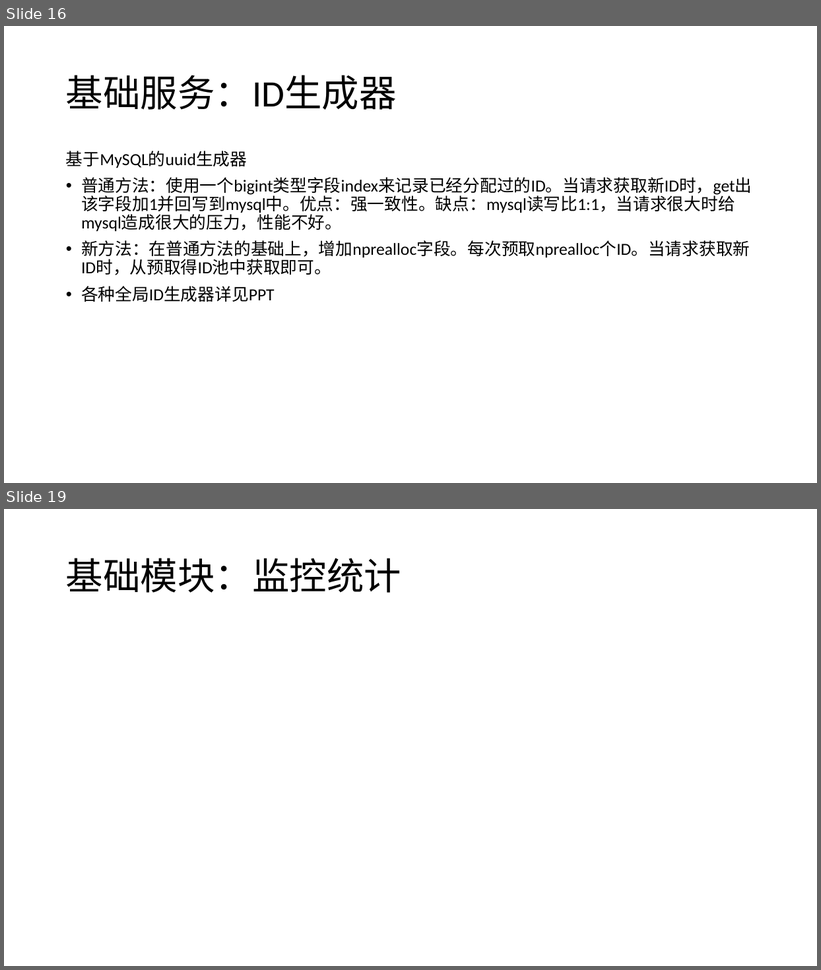
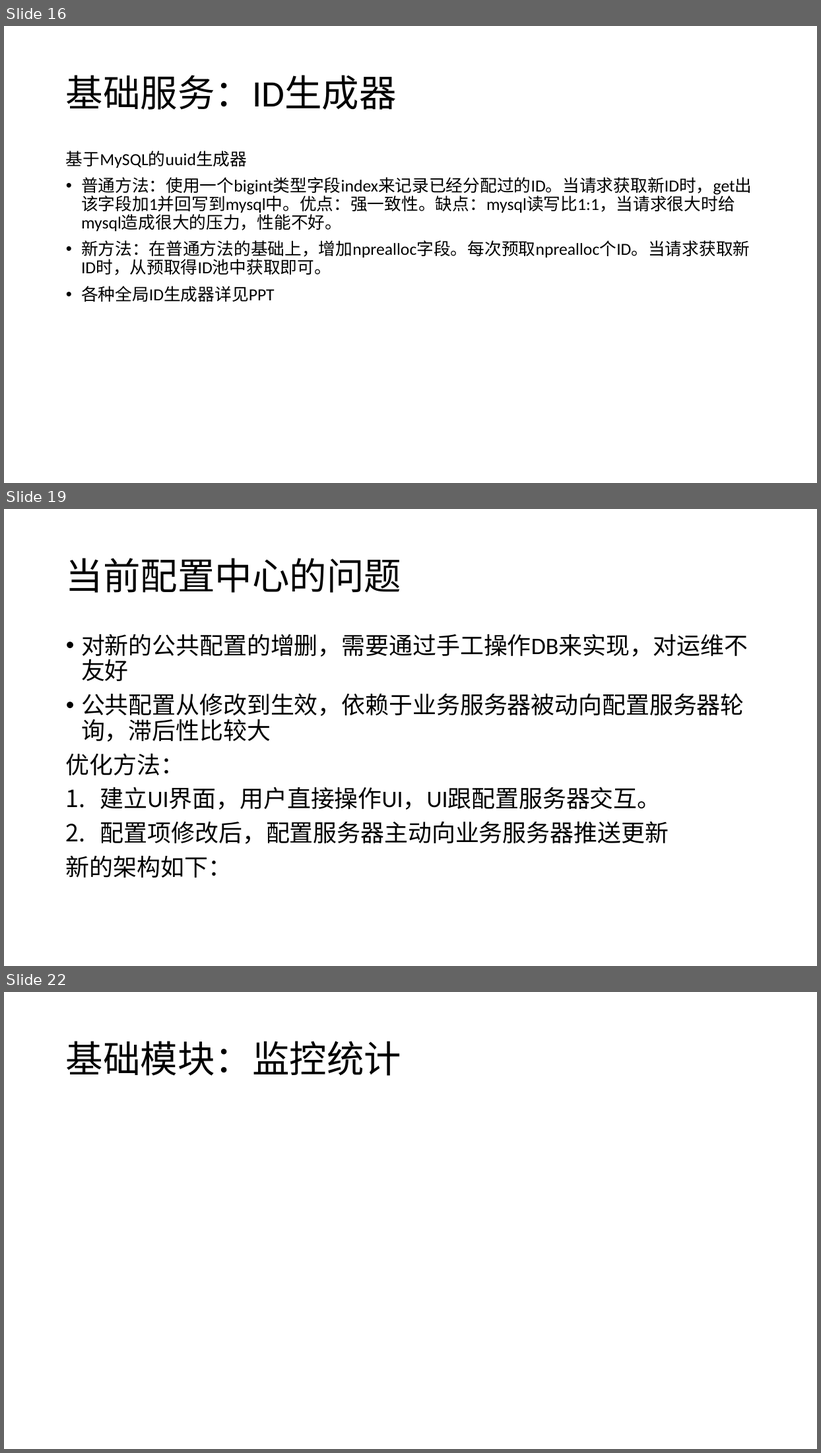
Before and after one commit to djpan0303/tech_paper, a slide deck: 智能家居项目架构.pptx. Shown one above the other, each under a label of ours: slides 16 and 19 before the commit, slides 16, 19 and 22 after it; the slides between them are not shown. The pictures are 821x970 and 821x1453 pixels, drawn with LibreOffice and Linux fonts; fonts in the diff are those of the drawing. Boxes give left, top, right and bottom in pixels: in the first picture for what was removed or moved away, otherwise in the second. Text is boxed around its words. In the diff, an @@ line names an element or a change of style, - is before the commit and + after.

Commit message:
家居项目修改

```diff
--- a/智能家居项目架构.pptx
+++ b/智能家居项目架构.pptx
@@ slide 19 added at [4, 509, 817, 966], background #FFFFFF @@
@@ title added at [66, 558, 401, 593], 44 pt, text #000000 @@
+当前配置中心的问题
@@ text added at [66, 634, 748, 878], 28 pt, text #000000 @@
+• 对新的公共配置的增删，需要通过手工操作DB来实现，对运维不友好
+• 公共配置从修改到生效，依赖于业务服务器被动向配置服务器轮询，滞后性比较大
+优化方法：
+1. 建立UI界面，用户直接操作UI，UI跟配置服务器交互。
+2. 配置项修改后，配置服务器主动向业务服务器推送更新
+新的架构如下：
@@ what was slide 19 is now slide 22 @@
```
Also in this commit, not shown: 2 slides changed, 2 other slides added, 2 other files.
